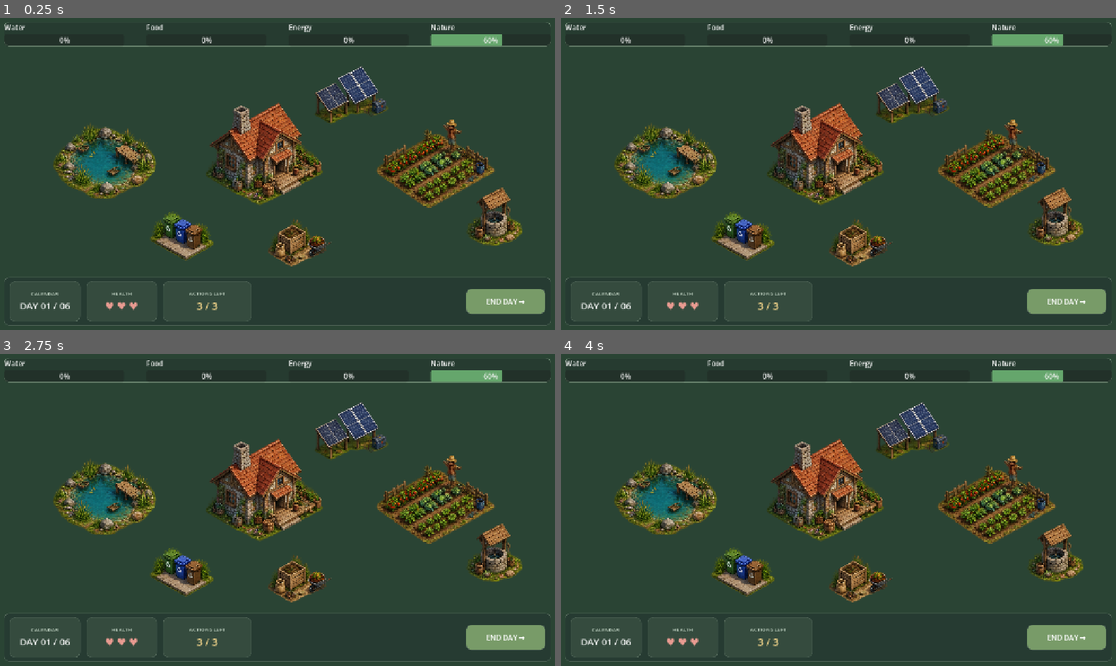
Above: before the commit, frames 1-4 (two rows, left to right).
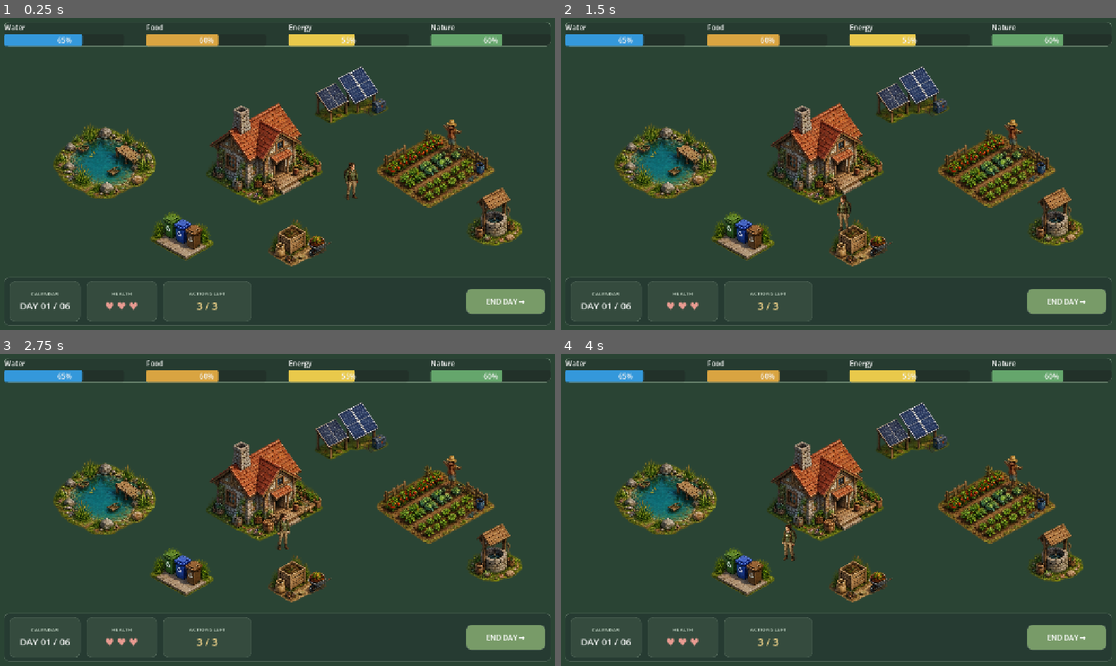
Above: after the commit, the same moments.

Repository: beyzAbdullahoglu/lastshelter
Game: Godot game, scene res://scenes/Main.tscn
The game is run twice, just before and just after one commit, with the same random seed, the same clock (stepped at 60 frames per second) and the same inputs.
Inputs (mouse positions are in pixels of both pictures, inside the frame that each line leads up to):
- Up to frame 1 (0.25 s): no input
- Up to frame 2 (1.5 s): click (744, 236) at 0.5 s; click (566, 24) at 1.25 s
- Up to frame 3 (2.75 s): click (349, 432) at 2 s
- Up to frame 4 (4 s): click (827, 491) at 2.75 s; click (666, 497) at 3.5 s

The runs differ from the first frame. In frame 1, 1.8% of the frame differs, in the area x 0-65%, y 5-59%; in frame 2, 1.8%; in frame 3, 1.8%; in frame 4, 1.8%, in the area x 0-65%, y 5-67%.

Commit message:
top panel initial values added, character sprite 2d added and it can move to the interactiveobjects when clicked on them.

Diff:
--- a/scenes/Main.tscn
+++ b/scenes/Main.tscn
@@ -8,6 +8,8 @@
 [ext_resource type="Texture2D" uid="uid://dbeurx2aqh57w" path="res://assets/agriculture/crop_field_with_farmer.png" id="6_wp0k4"]
 [ext_resource type="Texture2D" uid="uid://w45wqvjiuaff" path="res://assets/agriculture/compost_station.png" id="7_bjd11"]
 [ext_resource type="Texture2D" uid="uid://ddd6mke4v7uql" path="res://assets/water/stone_water_well.png" id="8_qmy6f"]
+[ext_resource type="PackedScene" uid="uid://bkyfjxri6bb4s" path="res://scenes/character.tscn" id="9_q8u5g"]
+[ext_resource type="Script" uid="uid://dbjx5yc6t5rf0" path="res://scripts/main.gd" id="10_mainscr"]
 
 [sub_resource type="TileSetAtlasSource" id="TileSetAtlasSource_q8u5g"]
 texture = ExtResource("1_jlsqs")
@@ -104,6 +106,7 @@
 anchor_bottom = 1.0
 grow_horizontal = 2
 grow_vertical = 2
+script = ExtResource("10_mainscr")
 metadata/_edit_lock_ = true
 
 [node name="Background" type="ColorRect" parent="." unique_id=763853857]
@@ -234,10 +237,8 @@
 ignore_texture_size = true
 stretch_mode = 5
 
-[node name="Character" type="TextureRect" parent="World" unique_id=365002385]
-layout_mode = 0
-offset_right = 40.0
-offset_bottom = 40.0
+[node name="Character" parent="World" unique_id=1440305276 instance=ExtResource("9_q8u5g")]
+position = Vector2(807, 379)
 
 [node name="HUD" type="Control" parent="." unique_id=572321252]
 layout_mode = 1
@@ -276,6 +277,7 @@
 [node name="WaterBar" type="ProgressBar" parent="HUD/TopPanel/Resources/WaterBox" unique_id=1221849709]
 layout_mode = 2
 theme_override_styles/fill = SubResource("StyleBoxFlat_waterfill")
+value = 65.0
 
 [node name="FoodBox" type="VBoxContainer" parent="HUD/TopPanel/Resources" unique_id=1123930406]
 layout_mode = 2
@@ -288,6 +290,7 @@
 [node name="FoodBar" type="ProgressBar" parent="HUD/TopPanel/Resources/FoodBox" unique_id=444369014]
 layout_mode = 2
 theme_override_styles/fill = SubResource("StyleBoxFlat_foodfill")
+value = 60.0
 
 [node name="EnergyBox" type="VBoxContainer" parent="HUD/TopPanel/Resources" unique_id=498131792]
 layout_mode = 2
@@ -300,6 +303,7 @@
 [node name="EnergyBar" type="ProgressBar" parent="HUD/TopPanel/Resources/EnergyBox" unique_id=1573674724]
 layout_mode = 2
 theme_override_styles/fill = SubResource("StyleBoxFlat_energyfill")
+value = 55.0
 
 [node name="NatureBox" type="VBoxContainer" parent="HUD/TopPanel/Resources" unique_id=1610363327]
 layout_mode = 2
--- /dev/null
+++ b/scenes/character.tscn
@@ -0,0 +1,19 @@
+[gd_scene format=3 uid="uid://bkyfjxri6bb4s"]
+
+[ext_resource type="Texture2D" uid="uid://cent6lr26efs7" path="res://assets/characters/survivor_pose_01.png" id="1_agfs1"]
+[ext_resource type="Script" path="res://scripts/character.gd" id="2_charscr"]
+
+[sub_resource type="RectangleShape2D" id="RectangleShape2D_3hn2w"]
+size = Vector2(31, 86)
+
+[node name="CharacterBody2D" type="CharacterBody2D" unique_id=1440305276]
+script = ExtResource("2_charscr")
+
+[node name="CollisionShape2D" type="CollisionShape2D" parent="." unique_id=228625332]
+position = Vector2(-0.5, -3)
+shape = SubResource("RectangleShape2D_3hn2w")
+
+[node name="Sprite2D" type="Sprite2D" parent="." unique_id=1029941107]
+position = Vector2(-1.999939, -3)
+scale = Vector2(0.5872088, 0.5198413)
+texture = ExtResource("1_agfs1")
--- /dev/null
+++ b/scripts/character.gd
@@ -0,0 +1,38 @@
+extends CharacterBody2D
+
+signal arrived(target: Node)
+
+@export var speed := 180.0
+@export var arrive_distance := 4.0
+
+@onready var sprite: Sprite2D = $Sprite2D
+
+var _target_point := Vector2.ZERO
+var _target_node: Node = null
+var _moving := false
+
+
+func move_to(point: Vector2, target: Node = null) -> void:
+	_target_point = point
+	_target_node = target
+	_moving = true
+
+
+func _physics_process(_delta: float) -> void:
+	if not _moving:
+		return
+
+	var to := _target_point - global_position
+	if to.length() <= arrive_distance:
+		global_position = _target_point
+		velocity = Vector2.ZERO
+		_moving = false
+		arrived.emit(_target_node)
+		return
+
+	velocity = to.normalized() * speed
+	move_and_slide()
+
+	# Hook point for AnimatedSprite2D walk directions later.
+	if absf(velocity.x) > 0.1:
+		sprite.flip_h = velocity.x < 0
--- /dev/null
+++ b/scripts/main.gd
@@ -0,0 +1,25 @@
+extends Control
+
+@onready var character = $World/Character
+@onready var interactive_objects: Control = $World/InteractiveObjects
+
+
+func _ready() -> void:
+	for child in interactive_objects.get_children():
+		if child is BaseButton:
+			child.pressed.connect(_on_object_pressed.bind(child))
+	character.arrived.connect(_on_character_arrived)
+
+
+func _on_object_pressed(button: Control) -> void:
+	# Stand at the bottom-center of the object ("in front" of it).
+	var rect := button.get_global_rect()
+	var target := Vector2(rect.get_center().x, rect.end.y)
+	if button.has_meta("approach_offset"):
+		target += button.get_meta("approach_offset")
+	character.move_to(target, button)
+
+
+func _on_character_arrived(target: Node) -> void:
+	if target:
+		print(target.name)
Not shown, added: scripts/character.gd.uid
Not shown, added: scripts/main.gd.uid
